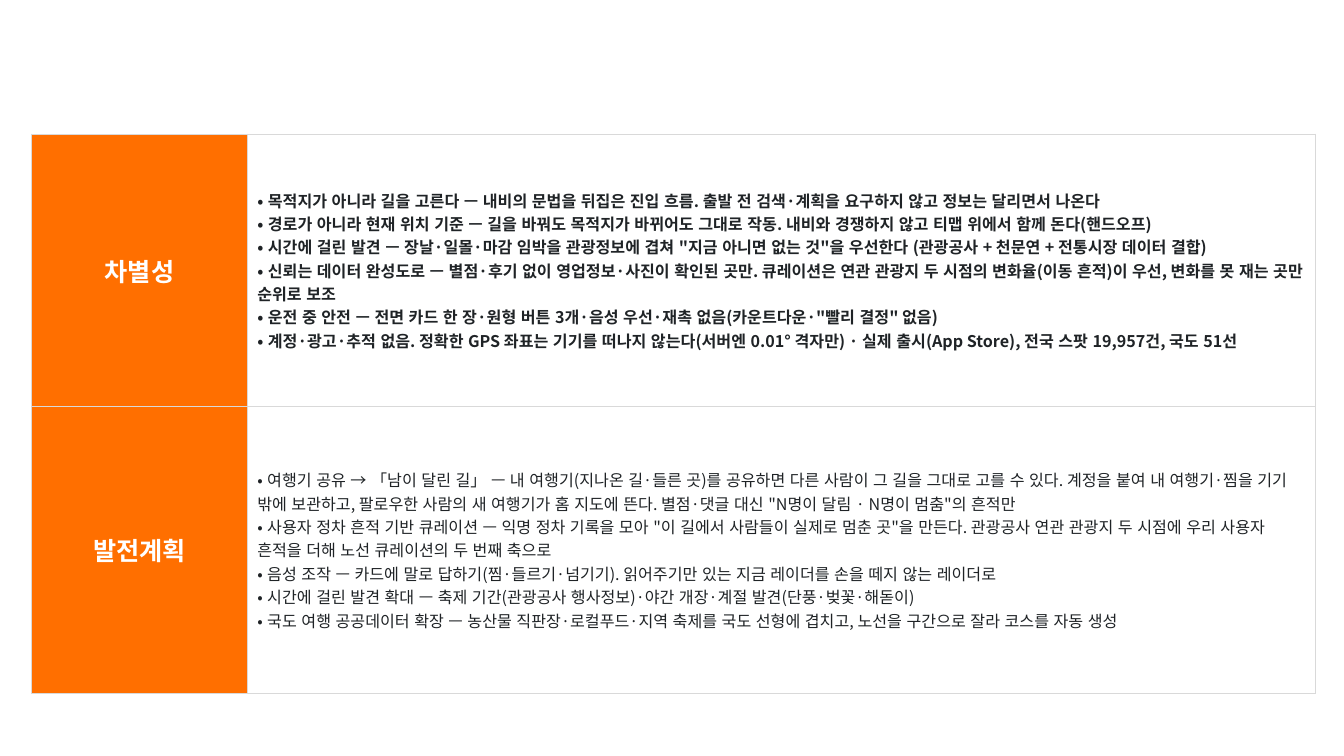
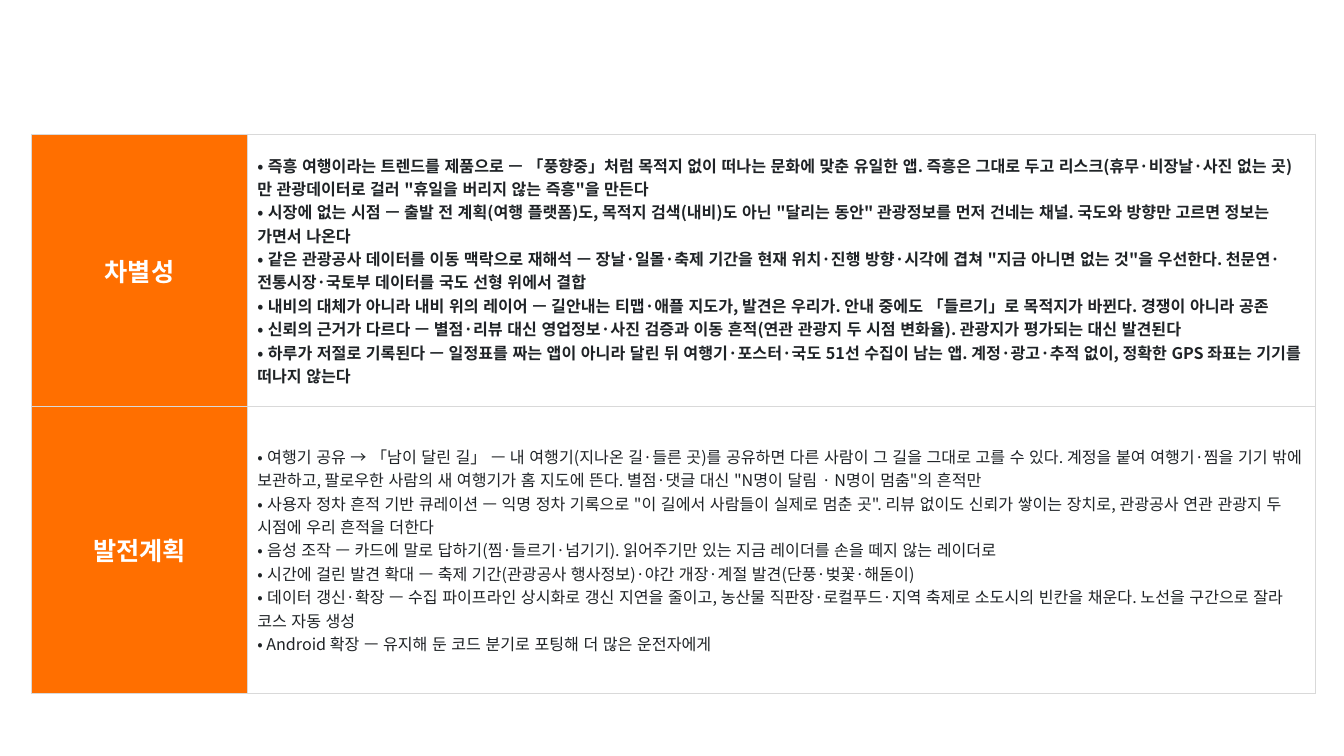
Before and after one commit to Hyee0ne/p-trip, a slide deck: slide 12 of docs/기능설명서_P의여행.pptx. Drawn at 1344x756 pixels with LibreOffice and Linux fonts; fonts in the diff are those of the drawing; background and template pictures are left out. Boxes give left, top, right and bottom in pixels: in the first picture for what was removed or moved away, otherwise in the second. Text is boxed around its words. In the diff, an @@ line names an element or a change of style, - is before the commit and + after.

```diff
--- a/docs/기능설명서_P의여행.pptx
+++ b/docs/기능설명서_P의여행.pptx
@@ table at (x1=31, y1=134, x2=1316, y2=694) @@
@@ row 1, column 2: "• 목적지가 아니라 길을 고른다 — 내비의 문법을 뒤집은 진입 흐름. 출발 전 검색·계획을 요구하지 않고 정보는 달리면서 나온다 / • 경로가 아니라 현재 위치 기준 — 길을 바꿔도 목적지가 바뀌어도 그대로 작동. 내비와 경쟁하지 않고 티맵 위에서 함께 돈다(핸드오프) / • 시간에 걸린 발견 — 장날·일몰·마감 임박을 관광정보에 겹쳐 "지금 아니면 없는 것"을 우선한다 (관광공사 + 천문연 + 전통시장 데이터 결합) / • 신뢰는 데이터 완성도로 — 별점·후기 없이 영업정보·사진이 확인된 곳만. 큐레이션은 연관 관광지 두 시점의 변화율(이동 흔적)이 우선, 변화를 못 재는 곳만 순위로 보조 / • 운전 중 안전 — 전면 카드 한 장·원형 버튼 3개·음성 우선·재촉 없음(카운트다운·"빨리 결정" 없음) / • 계정·광고·추적 없음. 정확한 GPS 좌표는 기기를 떠나지 않는다(서버엔 0.01° 격자만) · 실제 출시(App Store), 전국 스팟 19,957건, 국도 51선" to "• 즉흥 여행이라는 트렌드를 제품으로 — 「풍향중」처럼 목적지 없이 떠나는 문화에 맞춘 유일한 앱. 즉흥은 그대로 두고 리스크(휴무·비장날·사진 없는 곳)만 관광데이터로 걸러 "휴일을 버리지 않는 즉흥"을 만든다 / • 시장에 없는 시점 — 출발 전 계획(여행 플랫폼)도, 목적지 검색(내비)도 아닌 "달리는 동안" 관광정보를 먼저 건네는 채널. 국도와 방향만 고르면 정보는 가면서 나온다 / • 같은 관광공사 데이터를 이동 맥락으로 재해석 — 장날·일몰·축제 기간을 현재 위치·진행 방향·시각에 겹쳐 "지금 아니면 없는 것"을 우선한다. 천문연·전통시장·국토부 데이터를 국도 선형 위에서 결합 / • 내비의 대체가 아니라 내비 위의 레이어 — 길안내는 티맵·애플 지도가, 발견은 우리가. 안내 중에도 「들르기」로 목적지가 바뀐다. 경쟁이 아니라 공존 / • 신뢰의 근거가 다르다 — 별점·리뷰 대신 영업정보·사진 검증과 이동 흔적(연관 관광지 두 시점 변화율). 관광지가 평가되는 대신 발견된다 / • 하루가 저절로 기록된다 — 일정표를 짜는 앱이 아니라 달린 뒤 여행기·포스터·국도 51선 수집이 남는 앱. 계정·광고·추적 없이, 정확한 GPS 좌표는 기기를 떠나지 않는다" @@
@@ row 2, column 2: "• 여행기 공유 → 「남이 달린 길」 — 내 여행기(지나온 길·들른 곳)를 공유하면 다른 사람이 그 길을 그대로 고를 수 있다. 계정을 붙여 내 여행기·찜을 기기 밖에 보관하고, 팔로우한 사람의 새 여행기가 홈 지도에 뜬다. 별점·댓글 대신 "N명이 달림 · N명이 멈춤"의 흔적만 / • 사용자 정차 흔적 기반 큐레이션 — 익명 정차 기록을 모아 "이 길에서 사람들이 실제로 멈춘 곳"을 만든다. 관광공사 연관 관광지 두 시점에 우리 사용자 흔적을 더해 노선 큐레이션의 두 번째 축으로 / • 음성 조작 — 카드에 말로 답하기(찜·들르기·넘기기). 읽어주기만 있는 지금 레이더를 손을 떼지 않는 레이더로 / • 시간에 걸린 발견 확대 — 축제 기간(관광공사 행사정보)·야간 개장·계절 발견(단풍·벚꽃·해돋이) / • 국도 여행 공공데이터 확장 — 농산물 직판장·로컬푸드·지역 축제를 국도 선형에 겹치고, 노선을 구간으로 잘라 코스를 자동 생성" to "• 여행기 공유 → 「남이 달린 길」 — 내 여행기(지나온 길·들른 곳)를 공유하면 다른 사람이 그 길을 그대로 고를 수 있다. 계정을 붙여 여행기·찜을 기기 밖에 보관하고, 팔로우한 사람의 새 여행기가 홈 지도에 뜬다. 별점·댓글 대신 "N명이 달림 · N명이 멈춤"의 흔적만 / • 사용자 정차 흔적 기반 큐레이션 — 익명 정차 기록으로 "이 길에서 사람들이 실제로 멈춘 곳". 리뷰 없이도 신뢰가 쌓이는 장치로, 관광공사 연관 관광지 두 시점에 우리 흔적을 더한다 / • 음성 조작 — 카드에 말로 답하기(찜·들르기·넘기기). 읽어주기만 있는 지금 레이더를 손을 떼지 않는 레이더로 / • 시간에 걸린 발견 확대 — 축제 기간(관광공사 행사정보)·야간 개장·계절 발견(단풍·벚꽃·해돋이) / • 데이터 갱신·확장 — 수집 파이프라인 상시화로 갱신 지연을 줄이고, 농산물 직판장·로컬푸드·지역 축제로 소도시의 빈칸을 채운다. 노선을 구간으로 잘라 코스 자동 생성 / • Android 확장 — 유지해 둔 코드 분기로 포팅해 더 많은 운전자에게" @@
```
Also in this commit, not shown: 2 other files.
